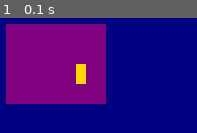
Above: before the commit, frame 1.
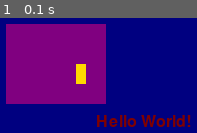
Above: after the commit, the same moment.

Repository: JFujitaD/Pygame-Basic
Game: pygame game, started from main.py
The game is run twice, just before and just after one commit, with the same random seed, the same clock (stepped at 60 frames per second) and the same inputs.
Inputs:
- Up to frame 1 (0.1 s): no input

The runs differ from the first frame. In frame 1, 2.6% of the frame differs, in the area x 49-97%, y 84-95%.

Commit message:
Added pygame_text.py and added draw_text method

Diff:
--- a/main.py
+++ b/main.py
@@ -20,6 +20,8 @@
 
     print(pm.get_rectangle(2))
 
+    pm.draw_text(100, 100, 24, 'Hello World!', 1, PygameColors.MAROON)
+
     pm.start_game()
 
 
--- a/pygame_manager.py
+++ b/pygame_manager.py
@@ -1,3 +1,4 @@
+from pygame_text import Text
 from pygame_rectangle import Rectangle
 import pygame
 import sys
@@ -62,12 +63,17 @@
                     pygame.quit()
                     sys.exit()
 
-            # TODO Game logic
+            # Game logic
             self.window.fill(self.background)
 
             for r in self.rectangles.values():
                 py_rect = pygame.Rect(r.x, r.y, r.width, r.height)
                 pygame.draw.rect(self.window, r.color, py_rect)
+
+            for t in self.texts.values():
+                font = pygame.font.SysFont(None, t.size)
+                screen = font.render(t.text, True, t.color)
+                self.window.blit(screen, (t.x, t.y))
 
             pygame.display.update()
             self.clock.tick(self.FPS)
@@ -120,10 +126,16 @@
         """
         return self.custom_colors[color_name]
 
-    def draw_text(self, size):
+    def draw_text(self, x, y, size, text, text_id, color):
         """Draws text on the screen
 
             Args:
+                x: Position of top left corner of text.
+                y: Position of top left corner of text.
                 size: The font size.
+                text: The text you want to display.
+                text_id: The unique id of the text
+                color: The color of the text
         """
-        font = pygame.font.SysFont(None, size)
+        layer = Text(x, y, size, text, color)
+        self.texts[text_id] = layer
--- /dev/null
+++ b/pygame_text.py
@@ -0,0 +1,23 @@
+class Text:
+    """A custom implementation for pygame.text that holds a coordinate"""
+    def __init__(self, x, y, size, text, color):
+        """Creates a new instance of Text
+
+            Args:
+                x: Position of top left corner of text.
+                y: Position of top left corner of text.
+                size:  Font size of text.
+                color: The text's color. Use PygameColors.<color>
+        """
+        self.x = x
+        self.y = y
+        self.size = size
+        self.text = text
+        self.color = color
+
+    def __str__(self):
+        representation = 'X: ' + str(self.x) + ' Y:' + str(self.y)
+        representation += '\nS: ' + str(self.size) + " T: " + self.text
+        representation += '\nC: ' + str(self.color)
+
+        return representation
